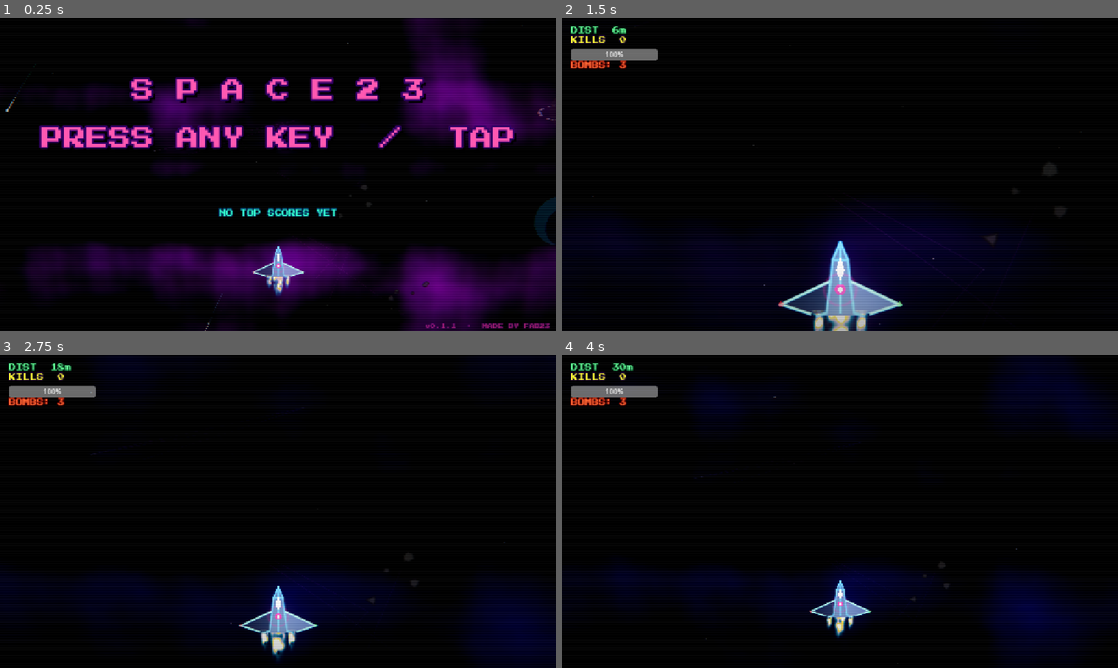
Above: before the commit, frames 1-4 (two rows, left to right).
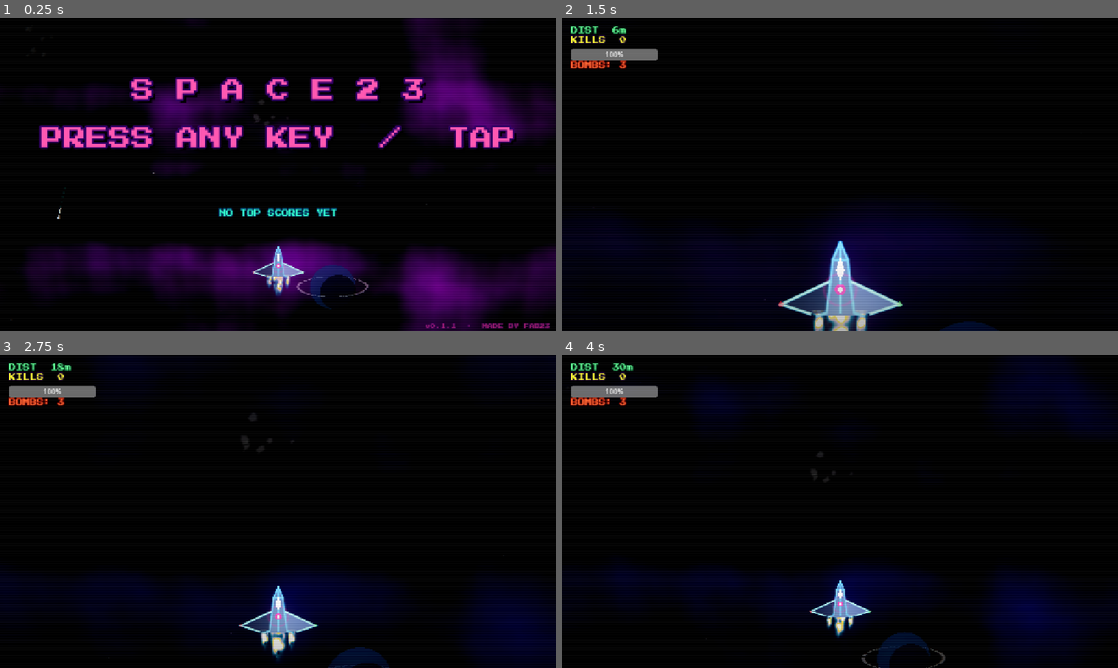
Above: after the commit, the same moments.

Repository: fabriziosalmi/space23
Game: Godot game, scene res://Main.tscn
Same seed, same stepped clock (60 frames per second), same inputs: the game is played once before the commit and once after it. Sound files missing from this copy of the repository are replaced by a short silence.
Inputs (mouse positions are in pixels of both pictures, inside the frame that each line leads up to):
- Up to frame 1 (0.25 s): no input
- Up to frame 2 (1.5 s): tap Enter (ui_accept) at 0.5, 0.77 s; move the mouse to (962, 158) at 0.52 s; hold D (move_right) 0.53-1.28 s; tap X (bomb) at 0.6 s; click (962, 158) at 0.67 s; move the mouse to (728, 190) at 1.27 s; hold S (move_down) from 1.28 s (still down); tap Shift (dash) at 1.35 s
- Up to frame 3 (2.75 s): tap Enter (ui_accept) at 1.52 s; move the mouse to (333, 442) at 2.02 s; release S (move_down) at 2.03 s; hold D (move_right) from 2.03 s (still down); hold Space (fire) from 2.03 s (still down)
- Up to frame 4 (4 s): move the mouse to (812, 574) at 2.77 s; release D (move_right) at 2.78 s; release Space (fire) at 2.78 s; hold W (move_up) 2.78-3.53 s; tap P at 2.85 s; click (812, 574) at 2.92 s; tap Enter (ui_accept) at 3.02, 3.77 s; move the mouse to (1006, 558) at 3.52 s; hold A (move_left) from 3.53 s (still down); tap X (bomb) at 3.6 s

The runs differ from the first frame. In frame 1, 1.0% of the frame differs, in the area x 1-100%, y 8-100%; in frame 2, 0.3%; in frame 3, 0.5%; in frame 4, 0.6%.

Commit message:
fix(visual): kill the "rgb rain" pattern — sparkle grid sparsified, more
The user's screenshot showed dense vertical chains of RGB-triplet pixels
that read as visual noise, drowning out the actual gameplay.

Source identified: the nebula shader's sparkle effect, not the procedural
star layers.

  hash21(floor(uv * 400.0) + floor(scroll_time * 3.0))
  step(1.0 - audio_high * 0.30, sparkle_seed)

That's a 400×225 = 90,000-cell grid with up to 30% firing on audio
peaks — ~27,000 sparkles per frame. Each was a single bright pixel that
the post-FX chromatic aberration then split into a 3-color horizontal
triplet, and the column alignment came from the per-cell hash.

Fix is a smaller grid + tighter threshold:

  uv * 80.0   →  3,600 cells (-96%)
  audio_high * 0.30 → audio_high * 0.18 (-40%)
  brightness  vec3(1.5, 1.4, 1.8) → vec3(1.0, 0.9, 1.2)
                                    (under glow_hdr_threshold = crisp)
  scroll factor  3.0 → 2.0  (slower shimmer cadence)

Now peak audio_high produces ~70-100 distinct sparkles, not a sea.

Plus:
  layer_mid stars   30 → 18,  speed range 15..30 → 10..50 (anti-rain)
  layer_near stars  12 →  6
  layer_near constellations  2 → 1
  brightness ranges trimmed (0.1..0.35 / 0.3..0.65 — well below HDR)

  Chromatic aberration coefficients halved AGAIN:
    0.003 + flow·0.008 + bass·0.007  →  0.0015 + flow·0.005 + bass·0.004
  Peak shift drops from ~23 px to ~13 px — kept as a cinematic edge
  effect, no longer turns every star into a colored triplet.

The audio reactivity stays intact: bass kicks still pulse the nebula,
mid still tints c_neb2, high still sparkles + adds a bright cloud rim.
Just no longer at "visual noise" intensity.

Co-Authored-By: Claude Opus 4.7 (1M context) <noreply@anthropic.com>

Diff:
--- a/BackgroundRenderer.gd
+++ b/BackgroundRenderer.gd
@@ -215,35 +215,35 @@
 			"pulse_speed": randf_range(0.5, 1.0)
 		})
 
-	# 2. LAYER MID (Distant stars) — ridotto da 70 a 30
-	for i in range(30):
+	# 2. LAYER MID — ulteriore taglio: 30 → 18. Velocità WIDER (10..50) per
+	# evitare l'effetto "rain" allineato che si formava con range stretto.
+	for i in range(18):
 		layer_mid.append({
 			"pos": Vector2(randf_range(-200, screen_size.x + 200), randf() * screen_size.y),
-			"speed": randf_range(15.0, 30.0),
-			"brightness": randf_range(0.1, 0.35)
+			"speed": randf_range(10.0, 50.0),
+			"brightness": randf_range(0.08, 0.25)
 		})
 
-	# 3. LAYER NEAR (Fast stars + Constellations) — costellazioni 4→2, stars 30→12
-	for i in range(2):
-		var num_stars = randi() % 4 + 3
-		var c_pos = Vector2(randf_range(-200, screen_size.x + 200), randf() * screen_size.y)
-		var speed = randf_range(2.0, 8.0)
-		var stars = []
-		for s in range(num_stars):
-			stars.append(Vector2(randf_range(-200, 200), randf_range(-200, 200)))
-		layer_near.append({
-			"type": "constellation",
-			"pos": c_pos,
-			"speed": speed,
-			"stars": stars,
-			"brightness": randf_range(0.5, 0.85)
-		})
-	for i in range(12):
+	# 3. LAYER NEAR — costellazione singola, 6 fast stars (era 12)
+	var num_stars = randi() % 4 + 3
+	var c_pos = Vector2(randf_range(-200, screen_size.x + 200), randf() * screen_size.y)
+	var speed = randf_range(2.0, 8.0)
+	var stars = []
+	for s in range(num_stars):
+		stars.append(Vector2(randf_range(-200, 200), randf_range(-200, 200)))
+	layer_near.append({
+		"type": "constellation",
+		"pos": c_pos,
+		"speed": speed,
+		"stars": stars,
+		"brightness": randf_range(0.4, 0.7)
+	})
+	for i in range(6):
 		layer_near.append({
 			"type": "star",
 			"pos": Vector2(randf_range(-200, screen_size.x + 200), randf() * screen_size.y),
-			"speed": randf_range(60.0, 100.0),
-			"brightness": randf_range(0.4, 0.85)
+			"speed": randf_range(50.0, 110.0),
+			"brightness": randf_range(0.3, 0.65)
 		})
 
 	# 4. LAYER TOP (Planets, Asteroids, Comets)
--- a/shaders/nebula.gdshader
+++ b/shaders/nebula.gdshader
@@ -90,13 +90,15 @@
 	color += mid_tint * n3 * (audio_mid * 3.5);
 
 	// --- HIGH — sparkle + bright cloud rim on percussion/hats ---
-	// 5x more sparkle coverage than before (was 0.06 → invisible at typical
-	// audio_high ≈ 0.3 levels). Plus a white rim that lights the brightest
-	// noise peaks: gives a "snare flash" feel on hits.
-	float sparkle_seed = hash21(floor(uv * 400.0) + floor(scroll_time * 3.0));
-	float sparkle = step(1.0 - audio_high * 0.30, sparkle_seed);
-	color += vec3(1.5, 1.4, 1.8) * sparkle;
-	color += vec3(1.0) * smoothstep(0.55, 0.85, n2) * audio_high * 0.8;
+	// Cell grid 80x45 (era 400x225 = 90K celle, troppe → pareva pioggia di
+	// dots colorati per via della chromatic aberration). Adesso ~3.6K celle
+	// con threshold più alto: a peak audio_high produce ~70-100 sparkle
+	// puntiformi distinti. Brightness 1.0 (era 1.5+) per stare sotto il glow
+	// HDR threshold = sparkle crisp, non blob.
+	float sparkle_seed = hash21(floor(uv * 80.0) + floor(scroll_time * 2.0));
+	float sparkle = step(1.0 - audio_high * 0.18, sparkle_seed);
+	color += vec3(1.0, 0.9, 1.2) * sparkle;
+	color += vec3(1.0) * smoothstep(0.6, 0.88, n2) * audio_high * 0.6;
 
 	COLOR = vec4(color, 1.0);
 }
--- a/shaders/post.gdshader
+++ b/shaders/post.gdshader
@@ -41,10 +41,13 @@
 		vec2 dir = uv - vec2(0.5);
 		float dist = length(dir);
 
-		// 1. Aberrazione Cromatica Progressiva (Flow + Bass) — dimezzata.
-		// Era 0.006 + 0.015 + 0.015 = max 0.036 = 46px shift sui peak: faceva
-		// apparire ogni stella come triplet R/G/B chunky. Adesso max 0.018.
-		float shift = dist * (0.003 + flow_state * 0.008 + audio_bass * 0.007);
+		// 1. Aberrazione Cromatica Progressiva (Flow + Bass) — molto soft.
+		// Era 0.006 + 0.015 + 0.015 = max 0.036 = 46px shift sui peak: ogni
+		// stella diventava un triplet RGB chunky e creava "rain" di puntini
+		// colorati. Adesso 0.0015 + 0.005 + 0.004 = max ~13px sul bordo a
+		// peak audio: percepibile come effetto cinematografico ma le stelle
+		// restano bianche e crisp.
+		float shift = dist * (0.0015 + flow_state * 0.005 + audio_bass * 0.004);
 		float r = texture(screen_tex, uv + dir * shift).r;
 		float g = texture(screen_tex, uv).g;
 		float b = texture(screen_tex, uv - dir * shift).b;
